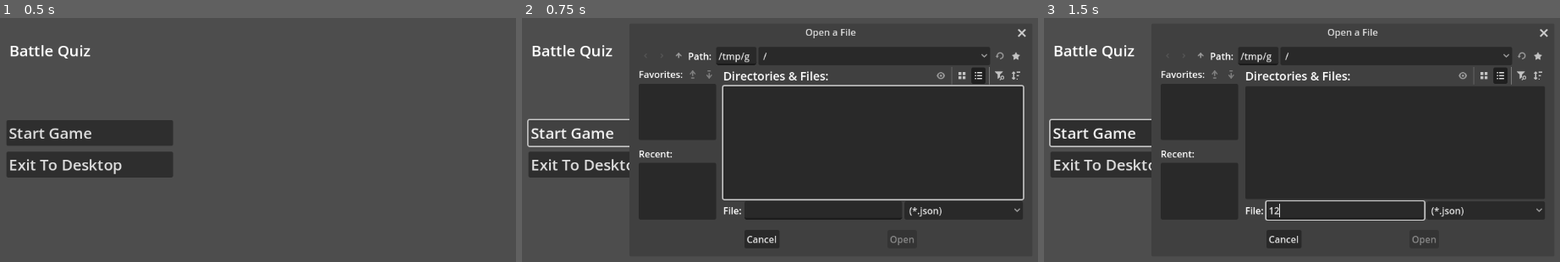
Above: before the commit, frames 1-3 (left to right).
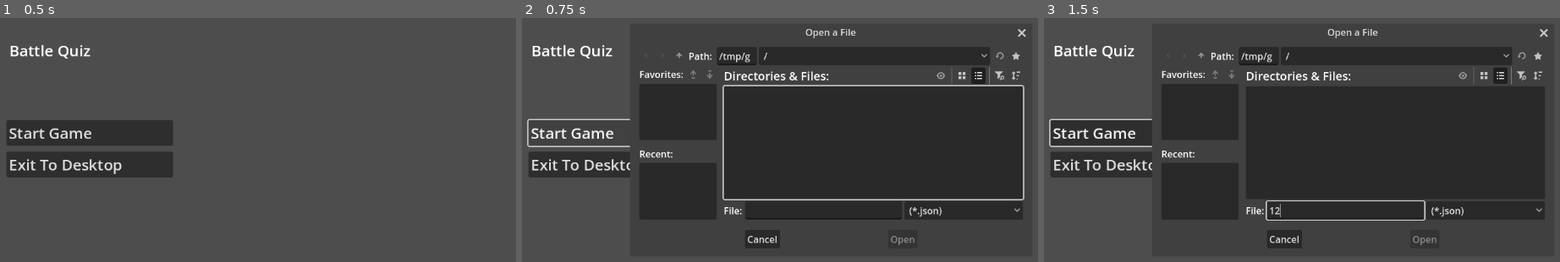
Above: after the commit, the same moments.

Repository: NwizuEmmanuel/battlequiz
Game: Godot game, scene res://home.tscn
Two runs of this game, one before a commit and one after it. Both use one fixed random seed, a clock stepped at 60 frames per second and the inputs below.
Inputs (mouse positions are in pixels of both pictures, inside the frame that each line leads up to):
- Up to frame 1 (0.5 s): no input
- Up to frame 2 (0.75 s): click "Start Game" at 0.5 s
- Up to frame 3 (1.5 s): click (1343, 210) at 1.27 s; type "12" at 1.35 s

Frame 1 is identical in both runs. In frame 2, 1.1% of the frame differs, in the area x 20-77%, y 14-94%; in frame 3, 1.1%.

Commit message:
modified start game scene

Diff:
--- /dev/null
+++ b/start_game_scene.gd
@@ -0,0 +1,11 @@
+extends Control
+
+
+# Called when the node enters the scene tree for the first time.
+func _ready() -> void:
+	pass # Replace with function body.
+
+
+# Called every frame. 'delta' is the elapsed time since the previous frame.
+func _process(_delta: float) -> void:
+	pass
--- a/start_game_scene.tscn
+++ b/start_game_scene.tscn
@@ -1,4 +1,6 @@
-[gd_scene format=3 uid="uid://7s78tchm5gp0"]
+[gd_scene load_steps=2 format=3 uid="uid://7s78tchm5gp0"]
+
+[ext_resource type="Script" uid="uid://p5d7e1h6fcxo" path="res://start_game_scene.gd" id="1_ofol1"]
 
 [node name="StartGameScene" type="Control"]
 layout_mode = 3
@@ -7,6 +9,7 @@
 anchor_bottom = 1.0
 grow_horizontal = 2
 grow_vertical = 2
+script = ExtResource("1_ofol1")
 
 [node name="Label" type="Label" parent="."]
 layout_mode = 1
@@ -31,3 +34,18 @@
 offset_right = -0.3199997
 offset_bottom = -0.1760025
 metadata/_edit_use_anchors_ = true
+
+[node name="NewQuiz" type="Button" parent="VBoxContainer"]
+layout_mode = 2
+theme_override_font_sizes/font_size = 26
+text = "New Quiz"
+
+[node name="SelectQuiz" type="Button" parent="VBoxContainer"]
+layout_mode = 2
+theme_override_font_sizes/font_size = 26
+text = "Select Quiz"
+
+[node name="MainMenu" type="Button" parent="VBoxContainer"]
+layout_mode = 2
+theme_override_font_sizes/font_size = 26
+text = "Main Menu"
Not shown, added: start_game_scene.gd.uid
